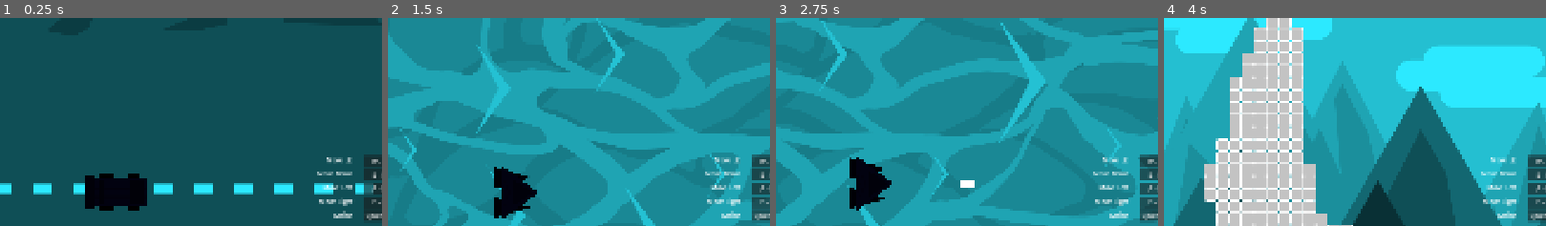
Above: before the commit, frames 1-4 (left to right).
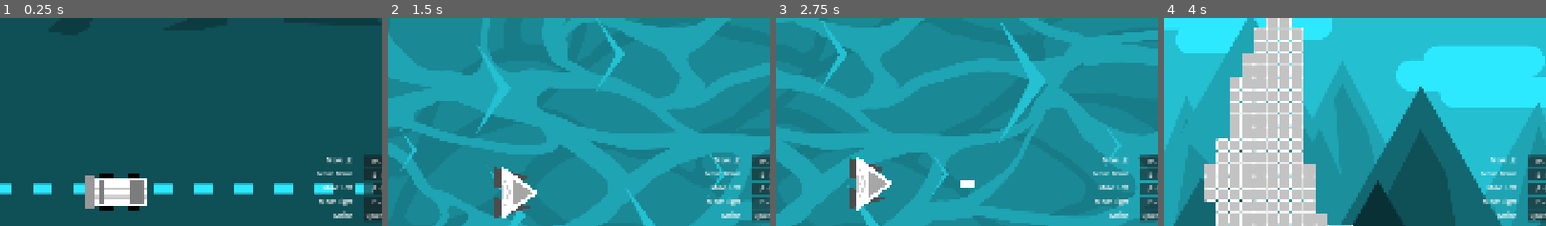
Above: after the commit, the same moments.

Repository: Yuna-Fr/AccessibilityGame
Game: Godot game, scene res://Scenes/Lvl_Circuit.tscn
Two runs of this game, one before a commit and one after it. Both use one fixed random seed, a clock stepped at 60 frames per second and the inputs below.
Inputs (mouse positions are % of the whole screen's width and height, from its top left):
- Up to frame 1 (0.25 s): no input
- Up to frame 2 (1.5 s): tap Enter at 0.5 s; move the mouse to (16, 51) at 0.52 s; hold Space (Action) 0.53-1.28 s; hold D (Move_Right) from 0.53 s (still down); click (16, 51) at 0.67 s; tap W (Move_Up) at 0.77 s; move the mouse to (30, 55) at 1.27 s; tap Q (SwapScene) at 1.35 s
- Up to frame 3 (2.75 s): tap W (Move_Up) at 1.52 s; move the mouse to (60, 28) at 2.02 s; release D (Move_Right) at 2.03 s; hold A (Move_Left) from 2.03 s (still down); hold Space (Action) from 2.03 s (still down)
- Up to frame 4 (4 s): move the mouse to (45, 70) at 2.77 s; release A (Move_Left) at 2.78 s; release Space (Action) at 2.78 s; hold D (Move_Right) from 2.78 s (still down); tap Q (SwapScene) at 2.85 s; click (45, 70) at 2.92 s; tap W (Move_Up) at 3.02, 3.77 s; move the mouse to (80, 65) at 3.52 s; hold Space (Action) from 3.53 s (still down)
The pictures show only the part of the screen within x 0-50%, y 9-59%; the shares and areas given below are measured in that part.

The runs differ from the first frame. In frame 1, 2.2% of the frame differs, in the area x 22-39%, y 75-92%; in frame 2, 1.8%; in frame 3, 1.8%; in frame 4, nothing differs.

Commit message:
Add feedback for bullet hitting the obstacle + good color parameter

Diff:
--- a/Prefabs/P_Obstacle.tscn
+++ b/Prefabs/P_Obstacle.tscn
@@ -30,5 +30,10 @@
 scale = Vector2(0.26953125, 0.26953125)
 texture = ExtResource("3_lk3ax")
 
+[node name="Timer" type="Timer" parent="Area2D" unique_id=2142832264]
+wait_time = 0.1
+one_shot = true
+
 [connection signal="area_entered" from="Area2D" to="Area2D" method="_on_area_entered"]
 [connection signal="body_entered" from="Area2D" to="Area2D" method="_on_body_entered"]
+[connection signal="timeout" from="Area2D/Timer" to="Area2D" method="_on_timer_timeout"]
--- a/Scripts/S_Obstacle.gd
+++ b/Scripts/S_Obstacle.gd
@@ -3,10 +3,13 @@
 
 @export var speed: float = 200
 var ismoving: bool = false
+var isHit: bool = false
+
 
 @export var texturelist: Array[Texture]
 
 @onready var sprite = $Sprite2D
+@onready var timer = $Timer
 
 var life = 1
 
@@ -19,6 +22,10 @@
 func _physics_process(delta):
 	move_local_x(-speed * delta)
 
+	if isHit == true:
+		diestate(delta)
+		print("blabla")
+
 	if(life == 0):
 		die()
 
@@ -28,7 +35,15 @@
 	print("bouffon")
 
 func _on_area_entered(body: Area2D) -> void:
+	isHit = true
+	timer.start()
 	life -=1
+
+
+func diestate(delta):
+	sprite.rotate(5 * delta)
+	sprite.self_modulate(1,1,1,1*delta)
+	pass
 
 func die():
 	queue_free()
@@ -36,3 +51,9 @@
 func setHp(hp: int):
 	life = hp
 	pass
+
+
+func _on_timer_timeout() -> void:
+	isHit = false
+	sprite.rotation_degrees = -90
+	pass # Replace with function body.
--- a/project.godot
+++ b/project.godot
@@ -104,11 +104,11 @@
 
 PlayerColorParameter={
 "type": "color",
-"value": Color(0.009343989, 0.008430045, 0.06381294, 1)
+"value": Color(1, 1, 1, 1)
 }
 EnnemyColorParameter={
 "type": "color",
-"value": Color(1, 1, 1, 1)
+"value": Color(1, 0.8, 0.4627451, 1)
 }
 BackgroundColorParameter={
 "type": "color",
